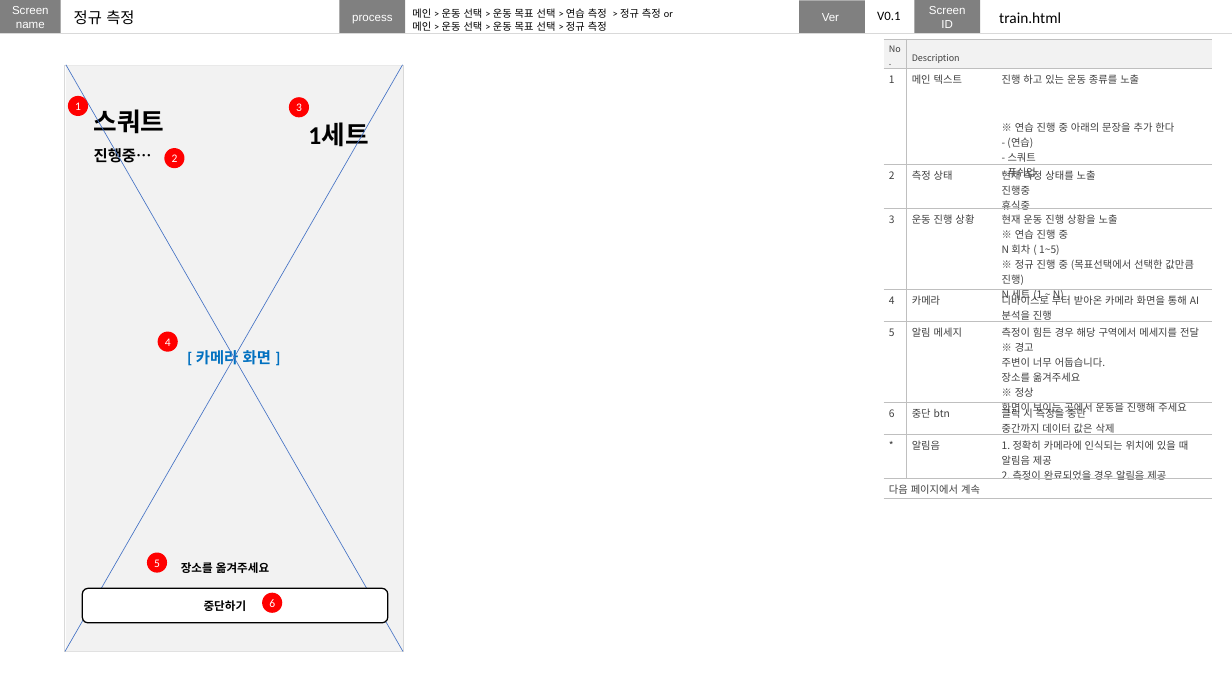
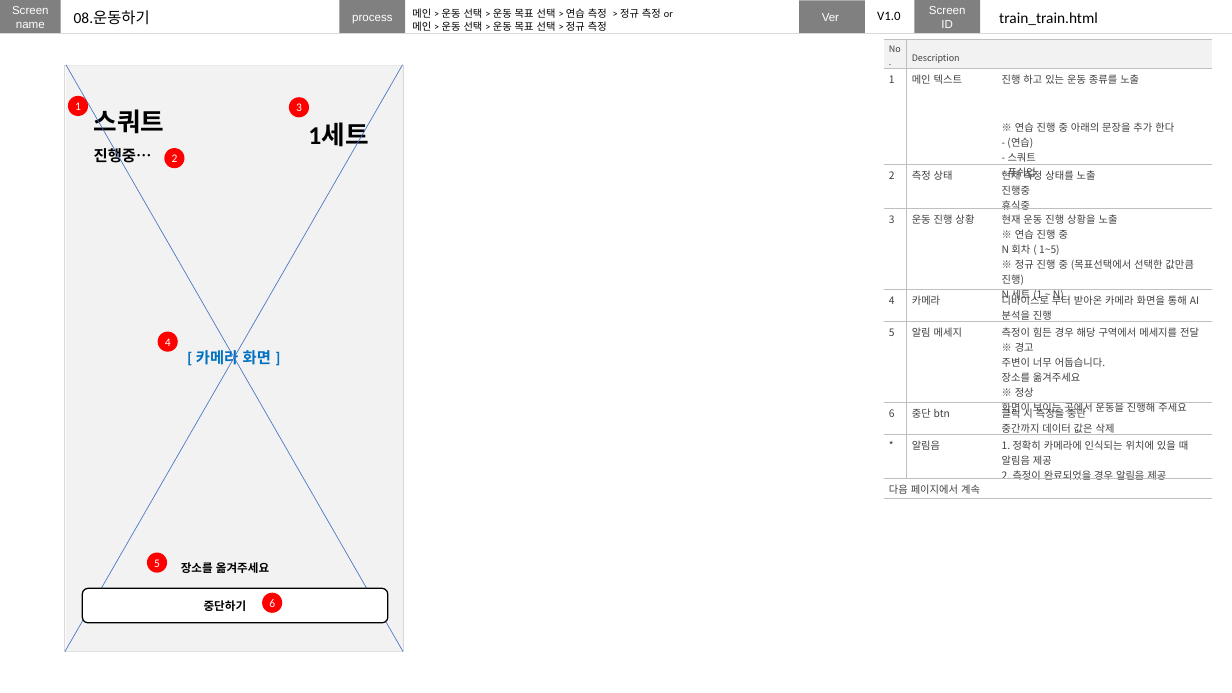
Before and after one commit to nohminkyoung/final_anchovy, a slide deck: slide 33 of plan/finalproject.pptx (slide 29 before the commit). Drawn at 1232x693 pixels with LibreOffice and Linux fonts; fonts in the diff are those of the drawing. Boxes give left, top, right and bottom in pixels: in the first picture for what was removed or moved away, otherwise in the second. Text is boxed around its words. In the diff, an @@ line names an element or a change of style, - is before the commit and + after.

```diff
--- a/plan/finalproject.pptx
+++ b/plan/finalproject.pptx
@@ text removed at [74,10,134,25] @@
-정규 측정
@@ text added at [74,10,150,25], 12 pt, text #000000 @@
+08.운동하기
@@ text at [877,11,900,20]: text changed @@
-V0.1
+V1.0
@@ text at [999,12,1098,25]: text changed @@
-train.html
+train_train.html
```
Also in this commit, not shown: 29 other slides changed, 7 slides added, 9 slides removed.
